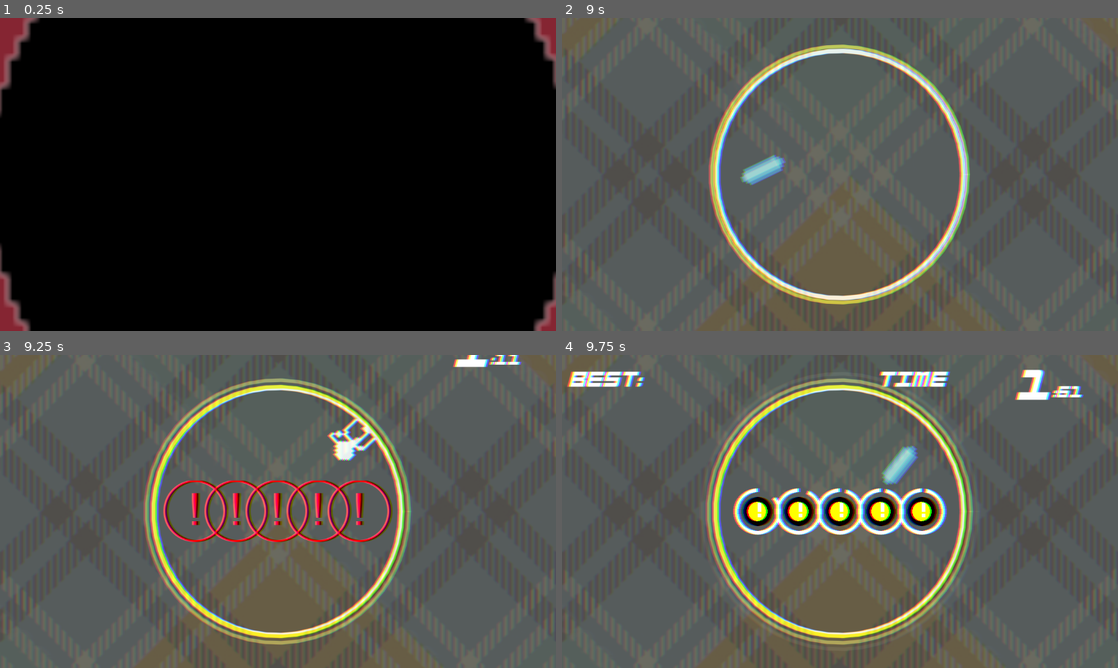
Above: before the commit, frames 1-4 (two rows, left to right).
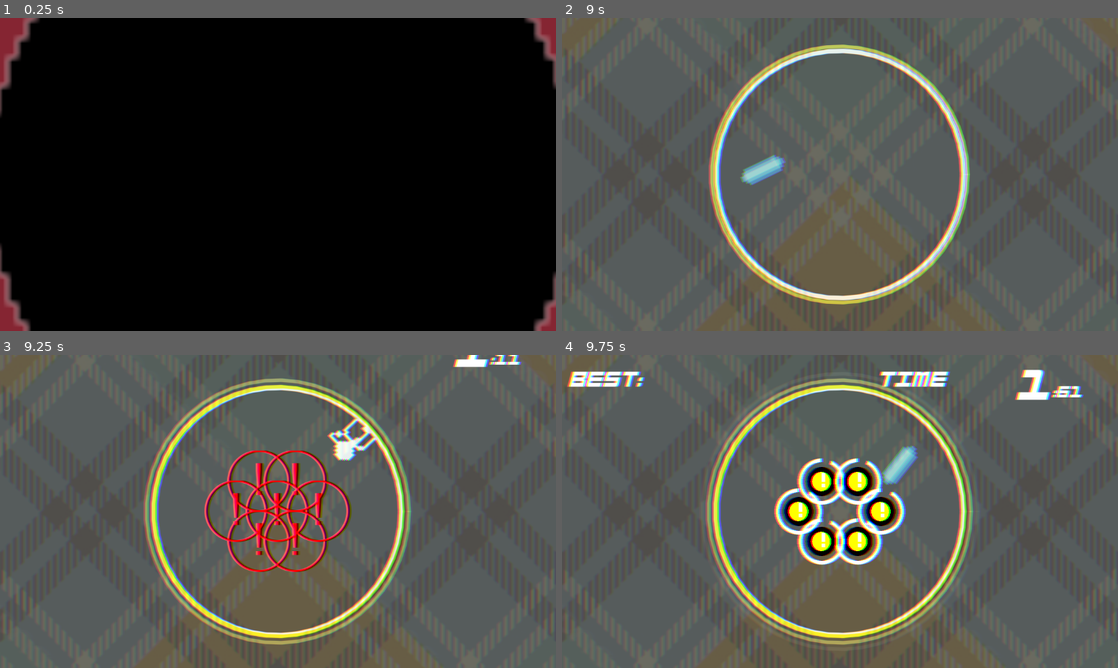
Above: after the commit, the same moments.

Repository: jokw1228/Slay_The_Circle
Game: Godot game, scene res://scenes/rooms/RoomLogo/RoomLogo.tscn
Same seed, same stepped clock (60 frames per second), same inputs: the game is played once before the commit and once after it. Sound files missing from this copy of the repository are replaced by a short silence.
Inputs (mouse positions are in pixels of both pictures, inside the frame that each line leads up to):
- Up to frame 1 (0.25 s): no input
- Up to frame 2 (9 s): move the mouse to (962, 158) at 0.52 s; click (962, 158) at 0.67 s; move the mouse to (728, 190) at 1.27 s; click (728, 190) at 1.42 s; tap Enter at 2, 3.5 s; move the mouse to (895, 105) at 2.02 s; click (895, 105) at 2.17 s; tap Space at 2.75 s; move the mouse to (812, 237) at 2.77 s; click (812, 237) at 2.92 s; move the mouse to (1006, 221) at 3.52 s; click (1006, 221) at 3.67 s; move the mouse to (673, 127) at 4.27 s; click (673, 127) at 4.42 s; move the mouse to (867, 174) at 5.02 s; click (867, 174) at 5.17 s; move the mouse to (756, 96) at 5.77 s; click (756, 96) at 5.92 s; click (1023, 290) at 6.5 s; move the mouse to (962, 158) at 7.27 s; click (962, 158) at 7.42 s; move the mouse to (728, 190) at 8.02 s; click (728, 190) at 8.17 s; move the mouse to (895, 105) at 8.77 s; click (895, 105) at 8.92 s
- Up to frame 3 (9.25 s): no input
- Up to frame 4 (9.75 s): move the mouse to (812, 574) at 9.52 s; click (812, 574) at 9.67 s

Frames 1-2 are identical in both runs. In frame 3, 3.5% of the frame differs, in the area x 29-71%, y 30-70%; in frame 4, 5.6%, in the area x 30-70%, y 32-68%.

Commit message:
RoomSeonghyeon: 패턴5 제거 (이유는 주석), 모든 패턴 시연하도록 수정

Diff:
--- a/scenes/bombgenerators/testbombgenerators/SeonghyeonBombGenerator.gd
+++ b/scenes/bombgenerators/testbombgenerators/SeonghyeonBombGenerator.gd
@@ -19,13 +19,23 @@
 	# create_rotationspeedup_bomb(Vector2.ZERO, 0, 1, 1)
 	await get_tree().create_timer(1.0).timeout
 
-	# pattern1_ready()
-	# pattern2_ready()
-	pattern5_ready()
+	# 비활성화 이유: 맵이 회전할 수 있으므로 기존 폭탄이 터질 때 같은 위치에 폭탄 생성하기 위해서는
+	# 폭탄이 터지는 순간 global_position을 받아와야 함. 그런데 폭탄 터질 때 시그널도 존재하지 않고
+	# bomb_time 또한 정확한 1초가 아니어서 정확히 터질 타이밍에 position 가져올 수가 없음
+	# -> 이미 터진 후 global_position 참조하여 간헐적으로 에러가 발생하여 그냥 비활성화함.
+	#pattern5_ready()
+	#await timer(10).timeout
+	pattern6_ready()
+	await timer(5).timeout
+	pattern1_ready()
+	await timer(5).timeout
+	pattern3_ready()
+	await timer(6).timeout
+	pattern2_ready()
 
 func _process(delta):
 	pass
-	# pattern1_process(delta)
+	pattern1_process(delta)
 
 func _physics_process(delta):
 	pass
@@ -122,25 +132,25 @@
 @export var pattern5_positions: Array[Node2D]
 func pattern5_ready():
 	var b1 = create_hazard_bomb(pattern5_positions[0].global_position, 0.5, 1)
-	var b2 = create_hazard_bomb(pattern5_positions[1].global_position, 0.5, 2)
-	var b3 = create_hazard_bomb(pattern5_positions[2].global_position, 0.5, 3)
-	var b4 = create_hazard_bomb(pattern5_positions[3].global_position, 0.5, 4)
-	var b5 = create_hazard_bomb(pattern5_positions[4].global_position, 0.5, 5)
+	var b2 = create_hazard_bomb(pattern5_positions[1].global_position, 0.5, 1.5)
+	var b3 = create_hazard_bomb(pattern5_positions[2].global_position, 0.5, 2)
+	var b4 = create_hazard_bomb(pattern5_positions[3].global_position, 0.5, 2.5)
+	var b5 = create_hazard_bomb(pattern5_positions[4].global_position, 0.5, 3)
 
-	await timer(1.5).timeout
-	var b6 = create_normal_bomb(b1.global_position, 0, 1.2)
+	await timer(1.8).timeout
+	var b6 = create_normal_bomb(b1.global_position, 0, 1)
 	# var b11 = create_hazard_bomb(b6.global_position, 1, 5) # warningtime의 1초와 bombtime의 1초가 다른 버그?
-	await timer(1).timeout
-	var b7 = create_normal_bomb(b2.global_position, 0, 1.2)
+	await timer(0.7).timeout
+	var b7 = create_normal_bomb(b2.global_position, 0, 1)
 	# var b12 = create_hazard_bomb(b7.global_position, 1, 5)
-	await timer(1).timeout
-	var b8 = create_normal_bomb(b3.global_position, 0, 1.2)
+	await timer(0.7).timeout
+	var b8 = create_normal_bomb(b3.global_position, 0, 1)
 	# var b13 = create_hazard_bomb(b8.global_position, 1, 5)
-	await timer(1).timeout
-	var b9 = create_normal_bomb(b4.global_position, 0, 1.2)
+	await timer(0.7).timeout
+	var b9 = create_normal_bomb(b4.global_position, 0, 1)
 	# var b14 = create_hazard_bomb(b9.global_position, 1, 5)
-	await timer(1).timeout
-	var b10 = create_normal_bomb(b5.global_position, 0, 1.2)
+	await timer(1.3).timeout
+	var b10 = create_normal_bomb(b5.global_position, 0, 1.3)
 	# var b15 = create_hazard_bomb(b10.global_position, 1, 5)
 
 
